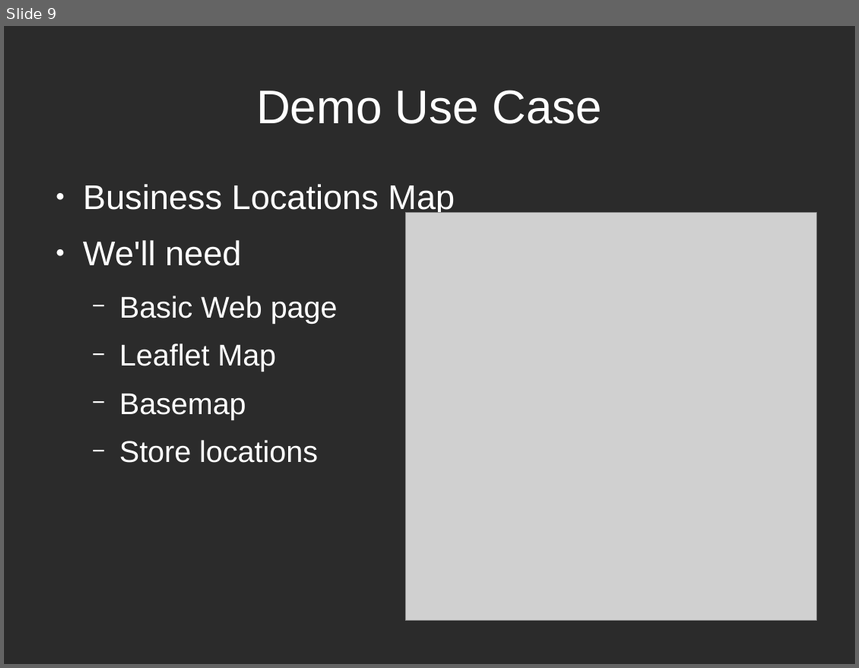
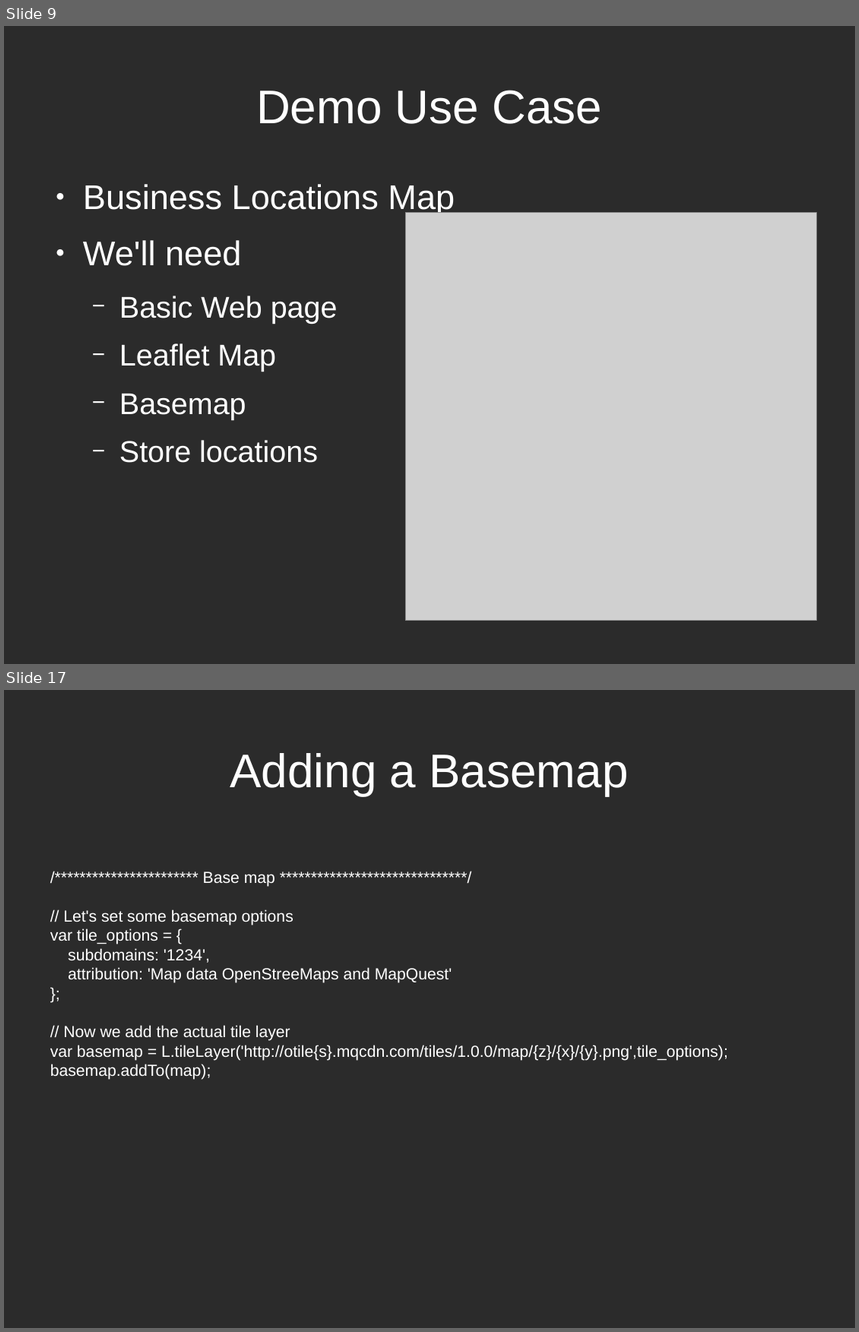
Before and after one commit to stuporglue/leaflet-crash-course, a slide deck: Presentation.odp. Shown one above the other, each under a label of ours: slide 9 before the commit, slides 9 and 17 after it; the slides between them are not shown. The pictures are 859x668 and 859x1332 pixels, drawn with LibreOffice and Linux fonts; fonts in the diff are those of the drawing; grey boxes stand for pictures; background and template pictures are left out; a plain dark background stands for a picture behind light text. Boxes give left, top, right and bottom in pixels: in the first picture for what was removed or moved away, otherwise in the second. Text is boxed around its words. In the diff, an @@ line names an element or a change of style, - is before the commit and + after.

```diff
--- a/Presentation.odp
+++ b/Presentation.odp
@@ slide 17 added at (4,690,855,1328), background picture (left out) @@
@@ title added at (230,753,628,796), 44 pt, text #FFFFFF @@
+Adding a Basemap
@@ text added at (50,872,728,1080), 15 pt, text #FFFFFF @@
+/*********************** Base map ******************************/
+// Let's set some basemap options
+var tile_options = {
+subdomains: '1234',
+attribution: 'Map data OpenStreeMaps and MapQuest'
+};
+// Now we add the actual tile layer
+var basemap = L.tileLayer('http://otile{s}.mqcdn.com/tiles/1.0.0/map/{z}/{x}/{y}.png',tile_options);
+basemap.addTo(map);
```
Also in this commit, not shown: 2 slides changed, 21 other slides added, 1 slide removed.
